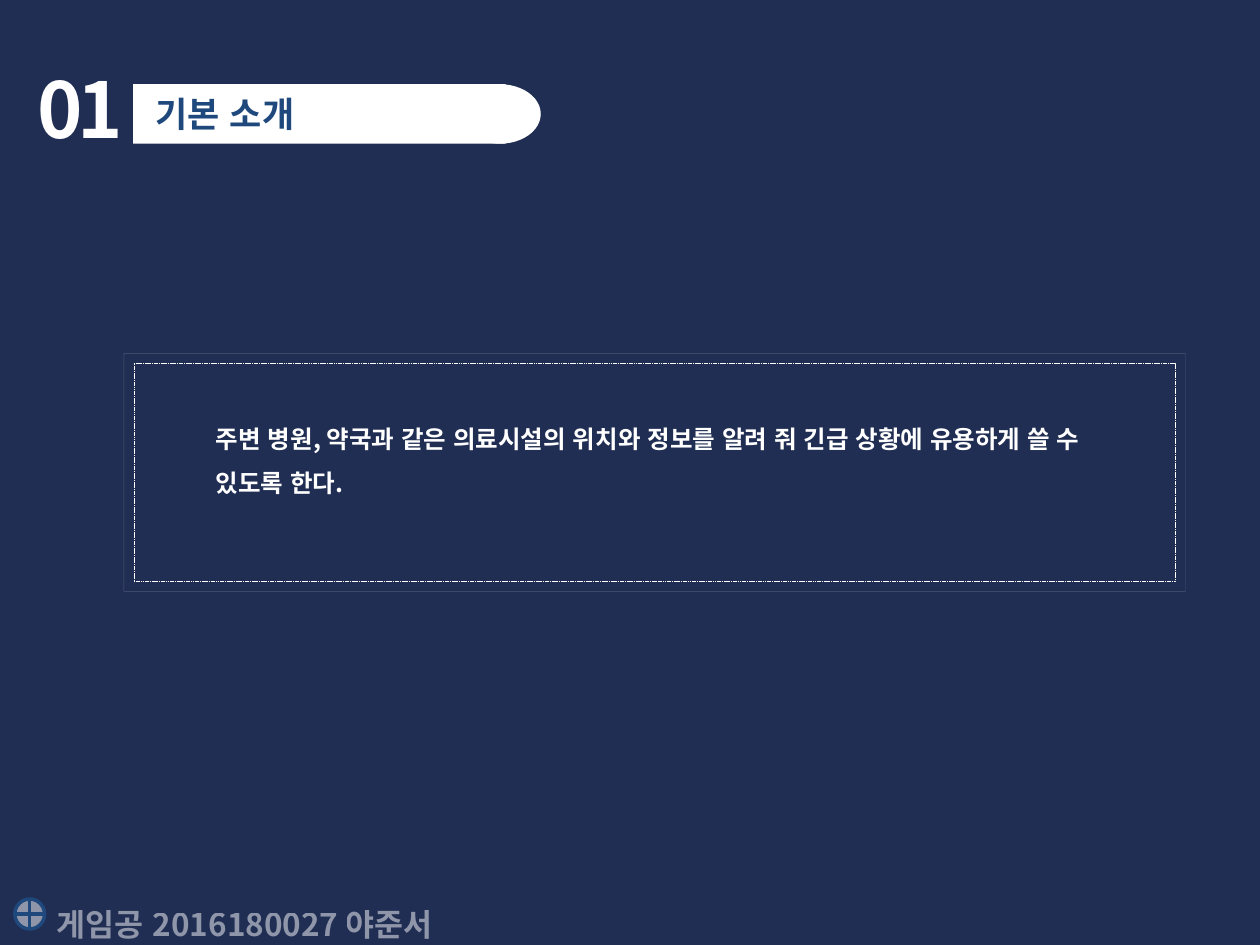
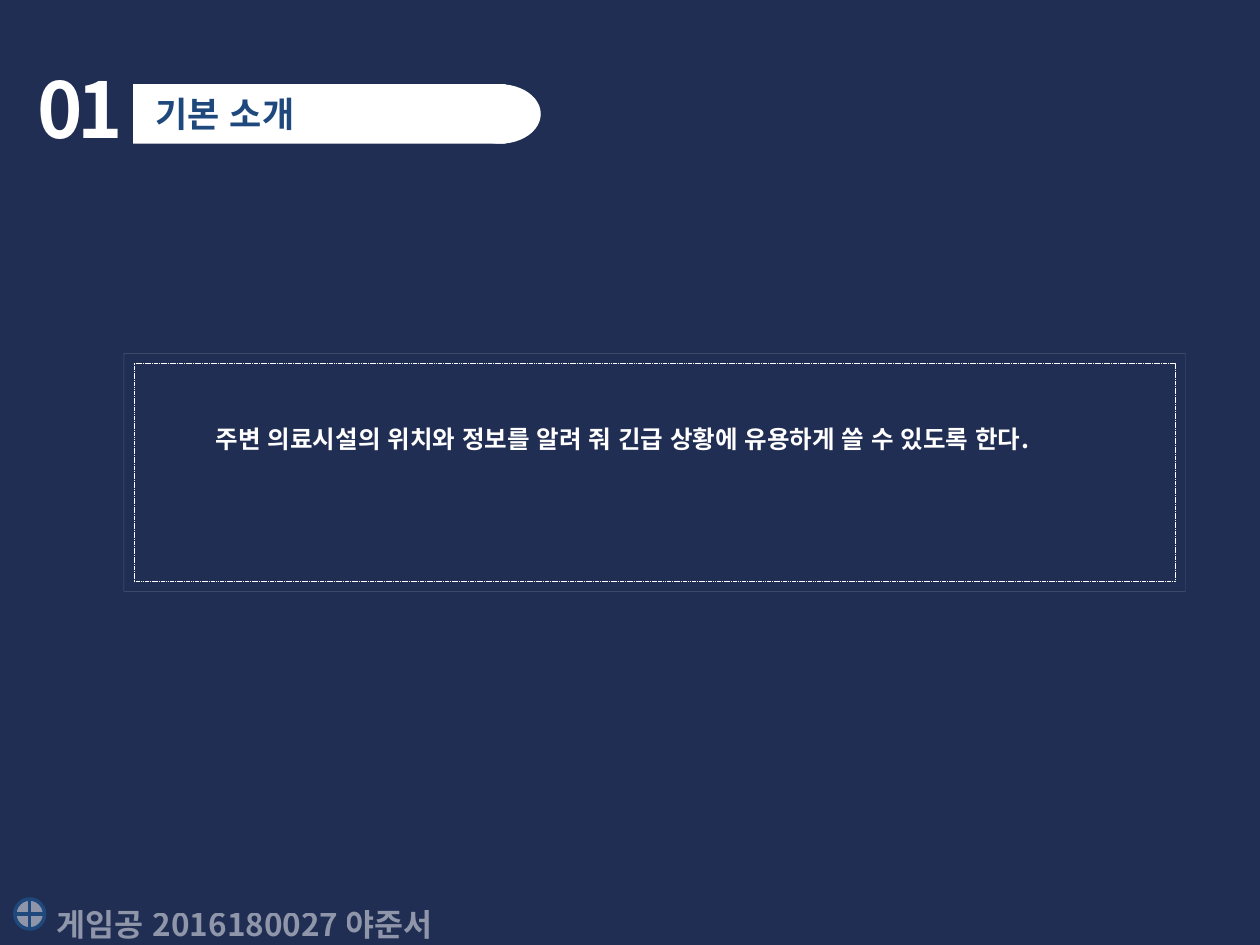
Before and after one commit to yajunseo/script-language-term-project, a slide deck: slide 3 of 발표/텀프로젝트제안서-2016180027야준서.pptx. Drawn at 1260x945 pixels with LibreOffice and Linux fonts; fonts in the diff are those of the drawing. Boxes give left, top, right and bottom in pixels: in the first picture for what was removed or moved away, otherwise in the second. Text is boxed around its words. In the diff, an @@ line names an element or a change of style, - is before the commit and + after.

```diff
--- a/발표/텀프로젝트제안서-2016180027야준서.pptx
+++ b/발표/텀프로젝트제안서-2016180027야준서.pptx
@@ text at bbox=[216, 427, 1029, 451]: text changed @@
-주변 병원, 약국과 같은 의료시설의 위치와 정보를 알려 줘 긴급 상황에 유용하게 쓸 수 있도록 한다.
+주변 의료시설의 위치와 정보를 알려 줘 긴급 상황에 유용하게 쓸 수 있도록 한다.
```
Also in this commit, not shown: 2 other slides changed, 5 other files.
